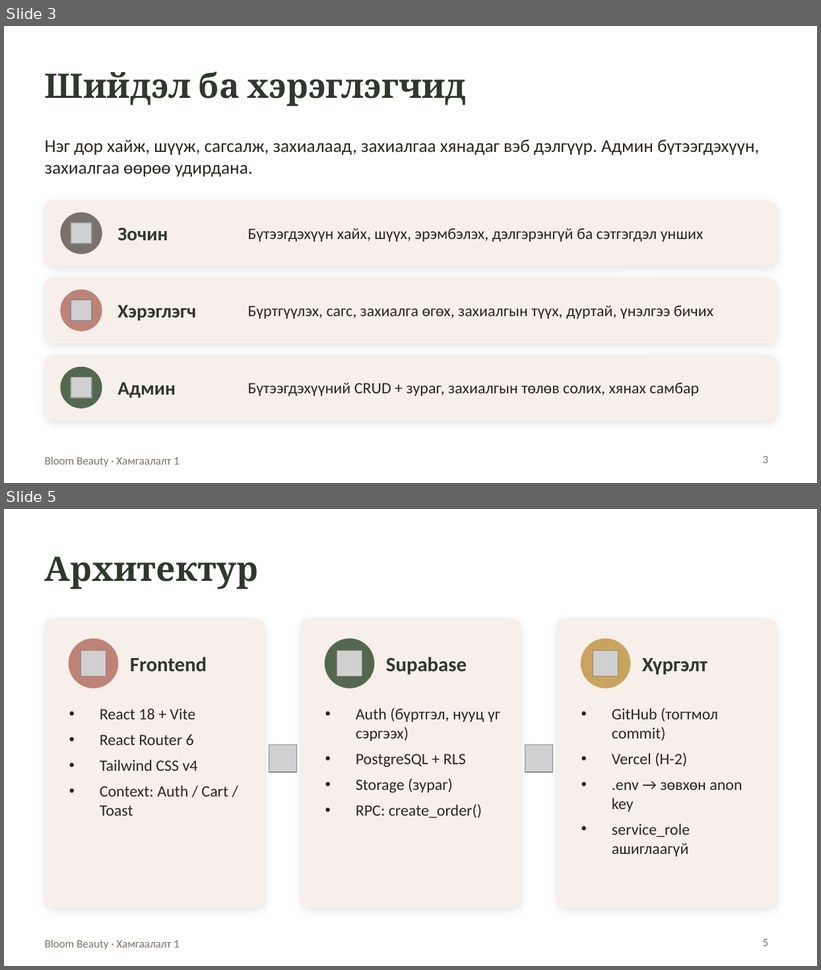
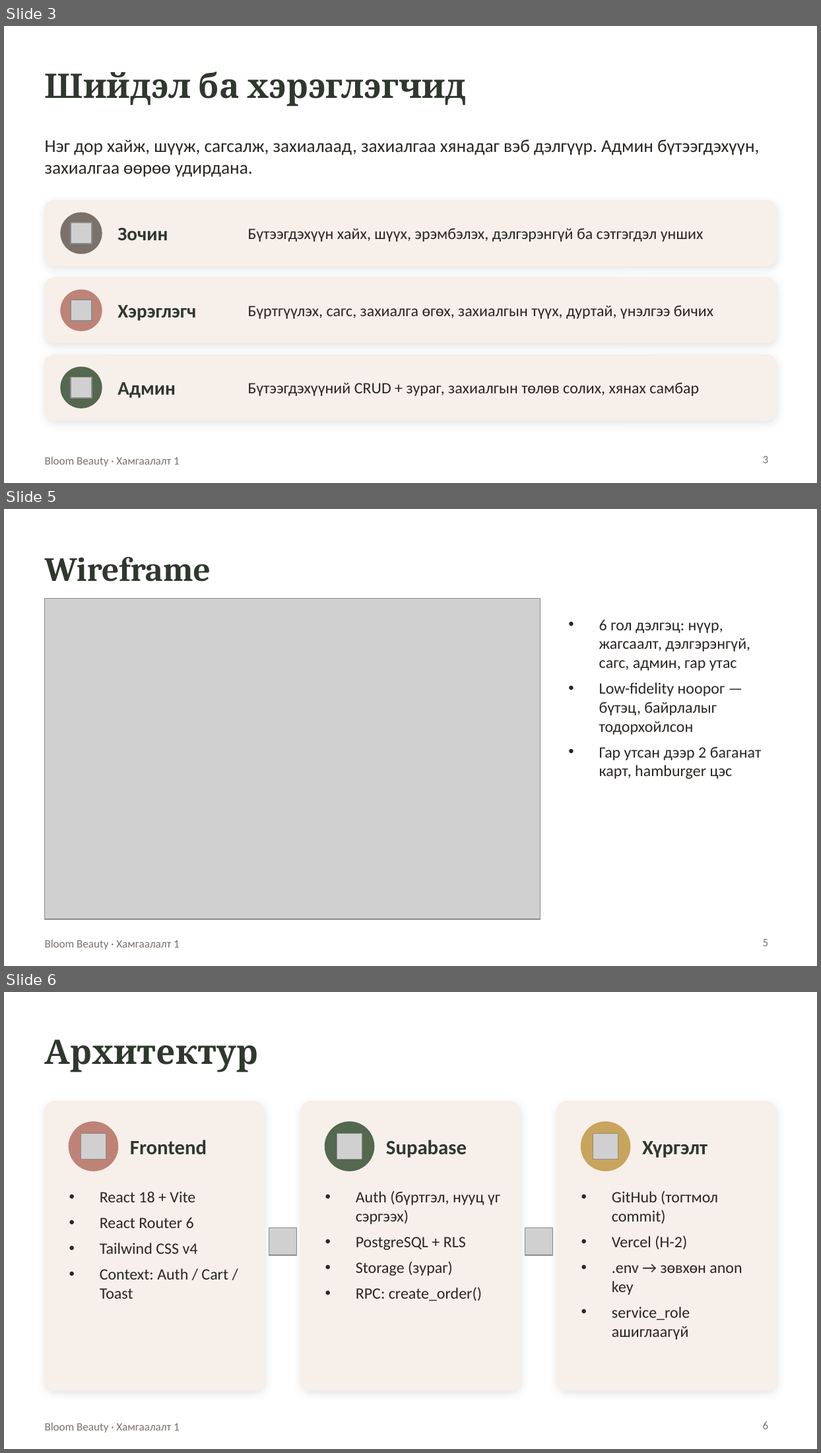
Before and after one commit to b22ft1012-hash/beauty-shop, a slide deck: docs/BloomBeauty_Hamgaalalt1.pptx. Shown one above the other, each under a label of ours: slides 3 and 5 before the commit, slides 3, 5 and 6 after it; the slides between them are not shown. The pictures are 821x970 and 821x1453 pixels, drawn with LibreOffice and Linux fonts; fonts in the diff are those of the drawing; grey boxes stand for pictures. Boxes give left, top, right and bottom in pixels: in the first picture for what was removed or moved away, otherwise in the second. Text is boxed around its words. In the diff, an @@ line names an element or a change of style, - is before the commit and + after.

Commit message:
docs: PPT-д screenshot нэмж, ERD/wireframe слайдыг томруулав

```diff
--- a/docs/BloomBeauty_Hamgaalalt1.pptx
+++ b/docs/BloomBeauty_Hamgaalalt1.pptx
@@ slide 5 added at bbox=[4, 509, 817, 966], background #FFFFFF; not listed: 1 template element that a slide beside it also shows @@
@@ title added at bbox=[45, 557, 211, 582], 30 pt, text #2F382D, bold @@
+Wireframe
@@ picture added at bbox=[45, 599, 540, 920] @@
@@ text added at bbox=[599, 620, 762, 779], 14 pt, text #2A2623 @@
+• 6 гол дэлгэц: нүүр, жагсаалт, дэлгэрэнгүй, сагс, админ, гар утас
+• Low-fidelity ноорог — бүтэц, байрлалыг тодорхойлсон
+• Гар утсан дээр 2 баганат карт, hamburger цэс
@@ page number added at bbox=[763, 939, 769, 947], 10 pt, text #7A716B @@
+5
@@ what was slide 5 is now slide 6 @@
@@ page number at bbox=[763, 1422, 769, 1430]: text changed @@
-5
+6
```
Also in this commit, not shown: 2 slides changed, 1 other slide added, 1 other file.
